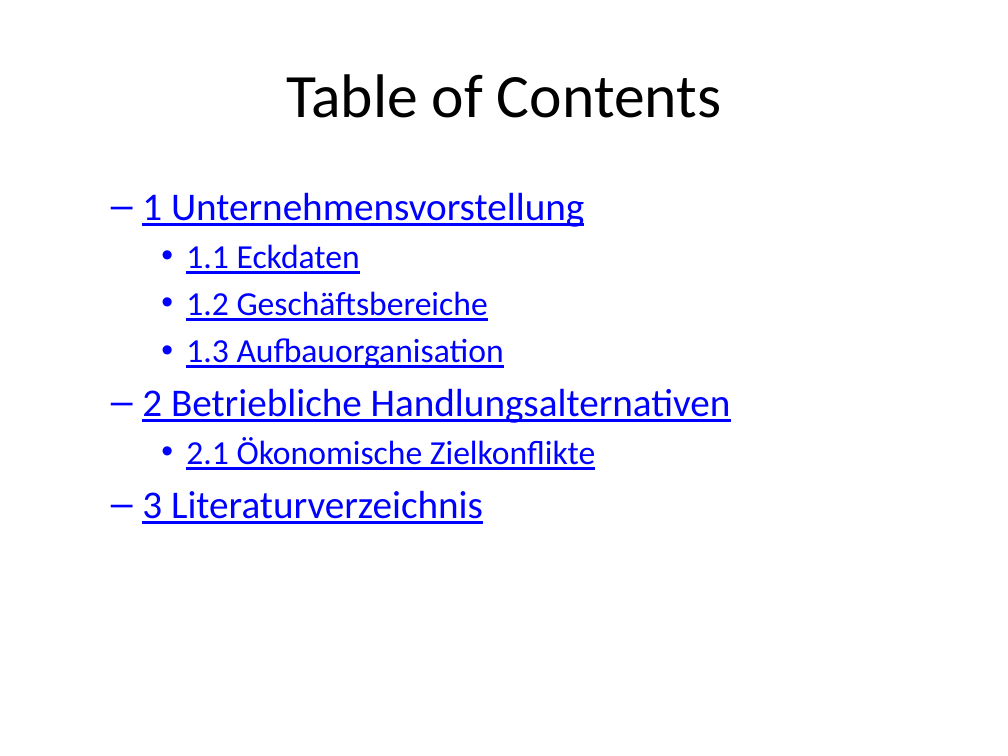
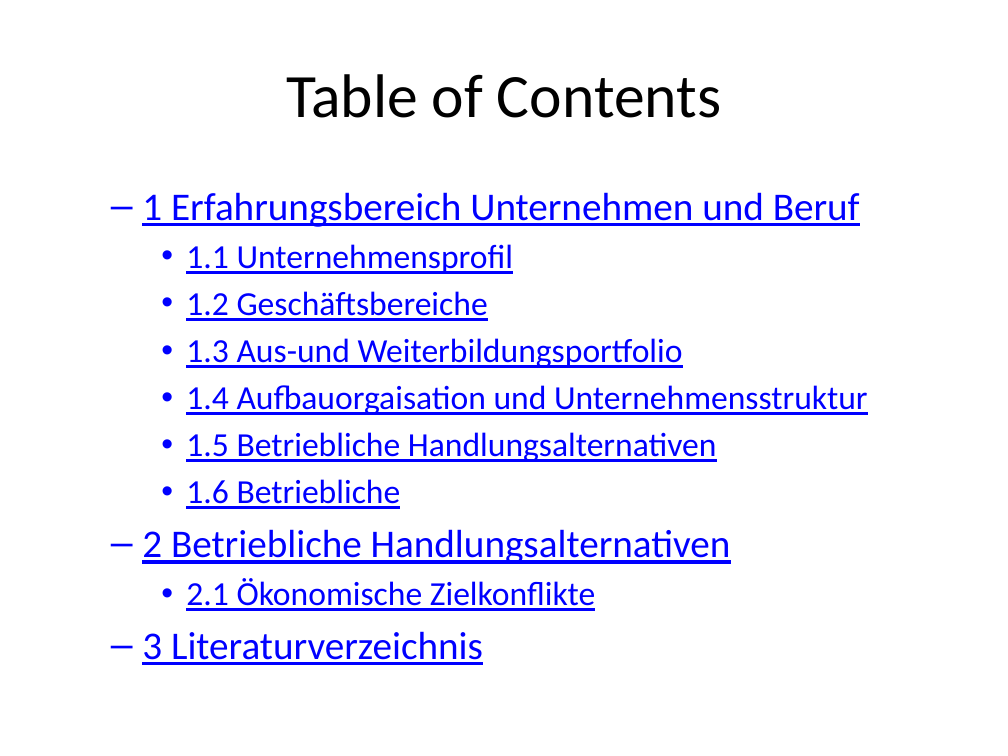
Before and after one commit to roman91DE/wipaed, a slide deck: slide 2 of praktikum/praesentation/praesentation.pptx. Drawn at 1008x756 pixels with LibreOffice and Linux fonts; fonts in the diff are those of the drawing. Boxes give left, top, right and bottom in pixels: in the first picture for what was removed or moved away, otherwise in the second. Text is boxed around its words. In the diff, an @@ line names an element or a change of style, - is before the commit and + after.

```diff
--- a/praktikum/praesentation/praesentation.pptx
+++ b/praktikum/praesentation/praesentation.pptx
@@ text at [142, 192, 860, 274]: text changed @@
-  – 1 Unternehmensvorstellung
-    • 1.1 Eckdaten
+  – 1 Erfahrungsbereich Unternehmen und Beruf
+    • 1.1 Unternehmensprofil
@@ text at [186, 338, 868, 509]: text changed @@
-    • 1.3 Aufbauorganisation
+    • 1.3 Aus-und Weiterbildungsportfolio
+    • 1.4 Aufbauorgaisation und Unternehmensstruktur
+    • 1.5 Betriebliche Handlungsalternativen
+    • 1.6 Betriebliche
```
Also in this commit, not shown: 1 other slide changed, 5 slides added, 2 slides removed, 3 other files.
